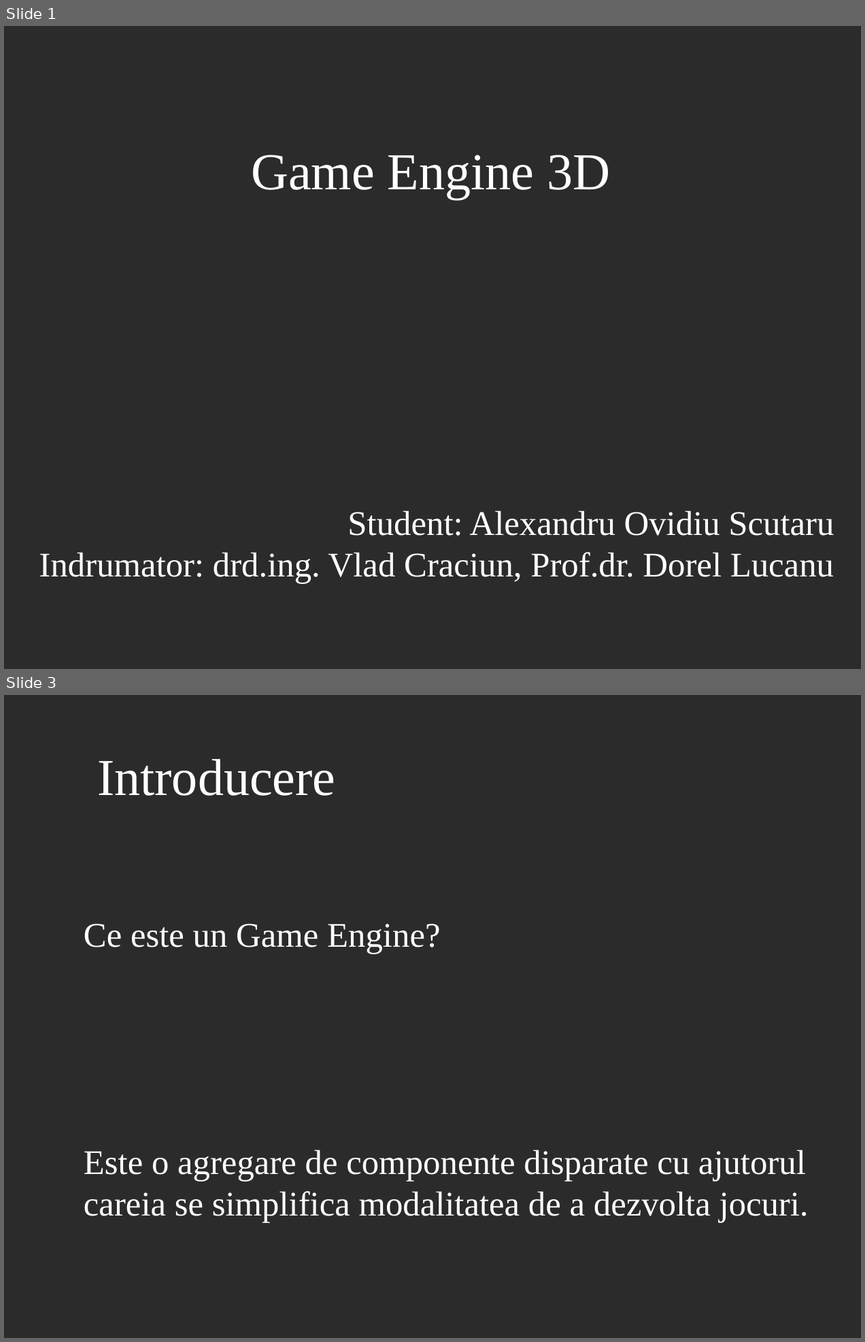
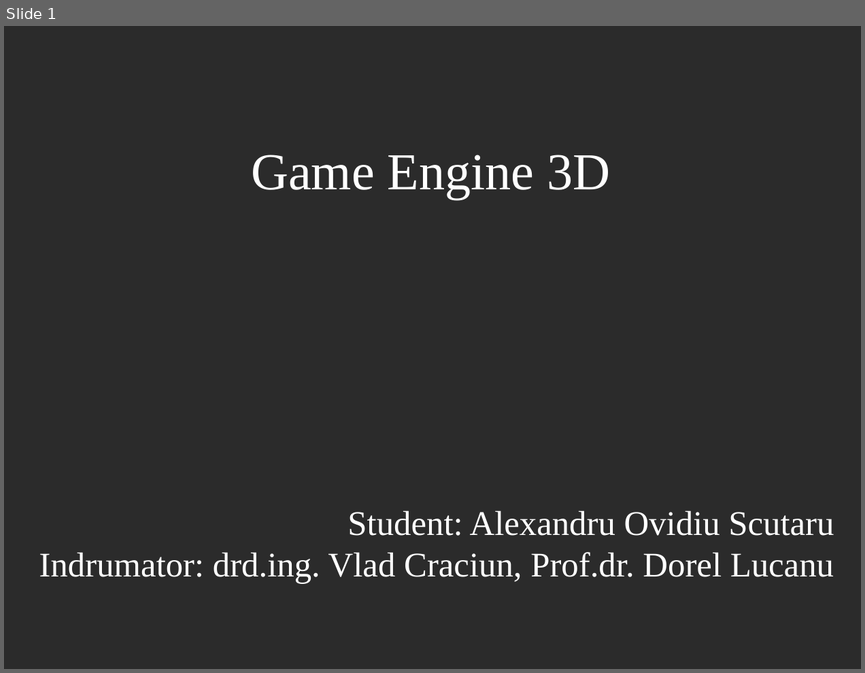
Before and after one commit to AlexandruScutaru/Licenta2019AlexandruOvidiuScutaru, a slide deck: GameEngine3D_prezentare.odp. Shown one above the other, each under a label of ours: slides 1 and 3 before the commit, slide 1 after it; the slides between them are not shown. The pictures are 865x1342 and 865x673 pixels, drawn with LibreOffice and Linux fonts; fonts in the diff are those of the drawing; background and template pictures are left out; a plain dark background stands for a picture behind light text. Boxes give left, top, right and bottom in pixels: in the first picture for what was removed or moved away, otherwise in the second. Text is boxed around its words. In the diff, an @@ line names an element or a change of style, - is before the commit and + after.

```diff
--- a/GameEngine3D_prezentare.odp
+++ b/GameEngine3D_prezentare.odp
@@ slide 3 removed at box(4, 695, 861, 1338), background picture (left out) @@
@@ title removed at box(97, 759, 336, 796) @@
-Introducere
@@ text removed at box(84, 923, 808, 1222) @@
-Ce este un Game Engine?
-Este o agregare de componente disparate cu ajutorul careia se simplifica modalitatea de a dezvolta jocuri.
```
Also in this commit, not shown: 1 slide changed, 17 slides added, 12 other slides removed.
